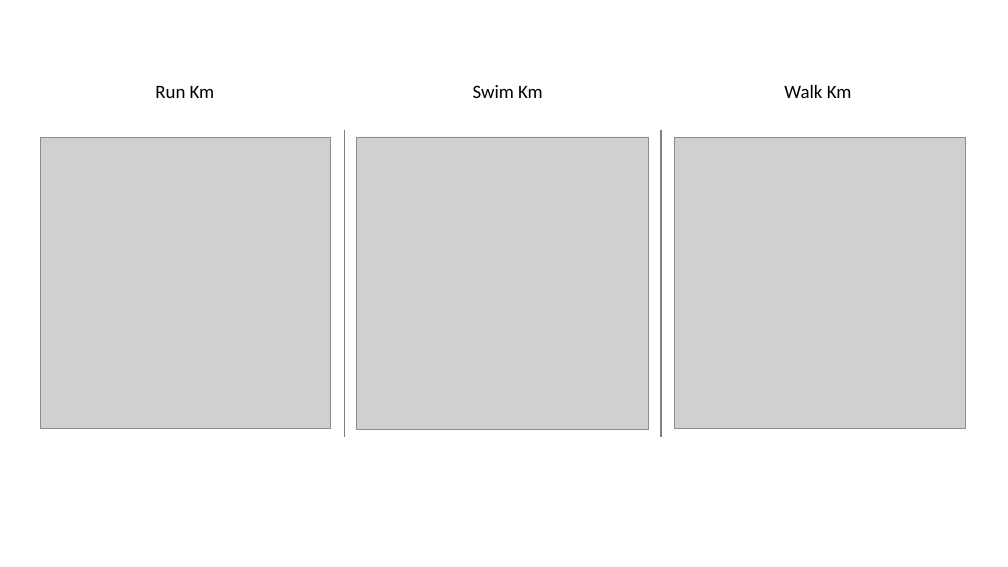
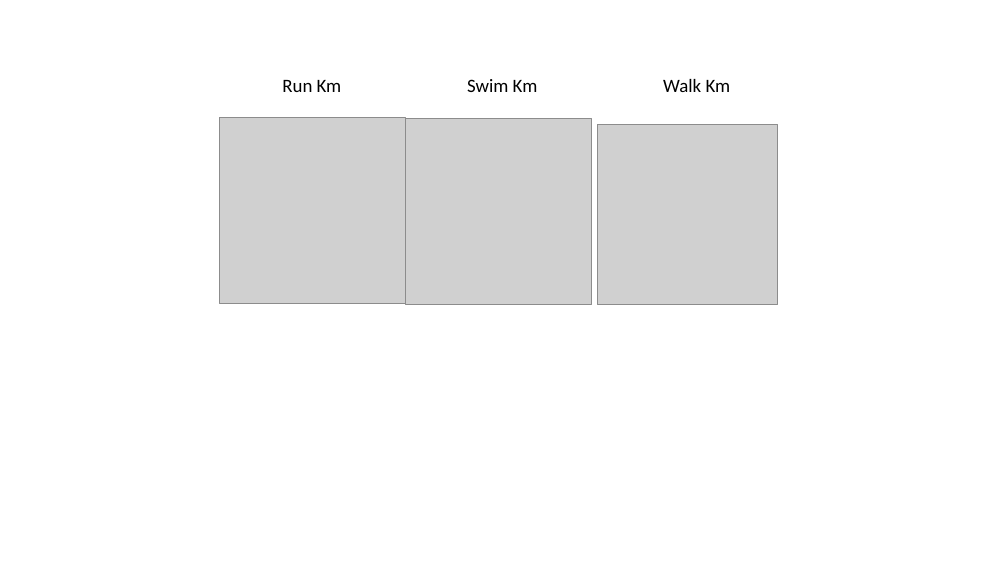
Before and after one commit to rwlpf/Resources, a slide deck: slide 1 of Quorum_Strava_PowerBI_Report/Presentation1.pptx. Drawn at 1008x567 pixels with LibreOffice and Linux fonts; fonts in the diff are those of the drawing; grey boxes stand for pictures. Boxes give left, top, right and bottom in pixels: in the first picture for what was removed or moved away, otherwise in the second. Text is boxed around its words. In the diff, an @@ line names an element or a change of style, - is before the commit and + after.

```diff
--- a/Quorum_Strava_PowerBI_Report/Presentation1.pptx
+++ b/Quorum_Strava_PowerBI_Report/Presentation1.pptx
@@ text "Run Km": place and size @@
-text "Run Km" at [155,86,215,98]
+text "Run Km" at [282,80,342,92]
@@ text "Swim Km": place and size @@
-text "Swim Km" at [473,85,543,98]
+text "Swim Km" at [467,79,538,92]
@@ text "Walk Km": place and size @@
-text "Walk Km" at [784,85,852,98]
+text "Walk Km" at [663,79,731,92]
@@ picture: place and size @@
-picture at [40,138,331,429]
+picture at [219,117,405,303]
@@ picture: place and size @@
-picture at [356,137,649,430]
+picture at [405,119,591,305]
@@ line removed from (345, 130) to (345, 437) @@
@@ picture: place and size @@
-picture at [675,138,966,429]
+picture at [597,124,778,305]
@@ line removed from (661, 130) to (661, 437) @@
```
Also in this commit, not shown: 4 other files.
